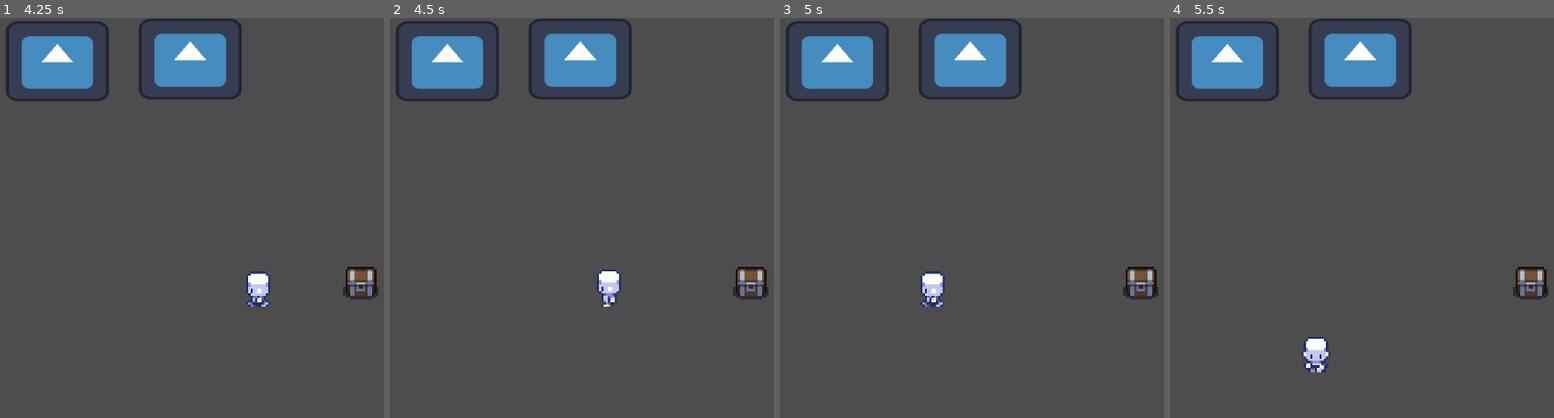
Above: before the commit, frames 1-4 (left to right).
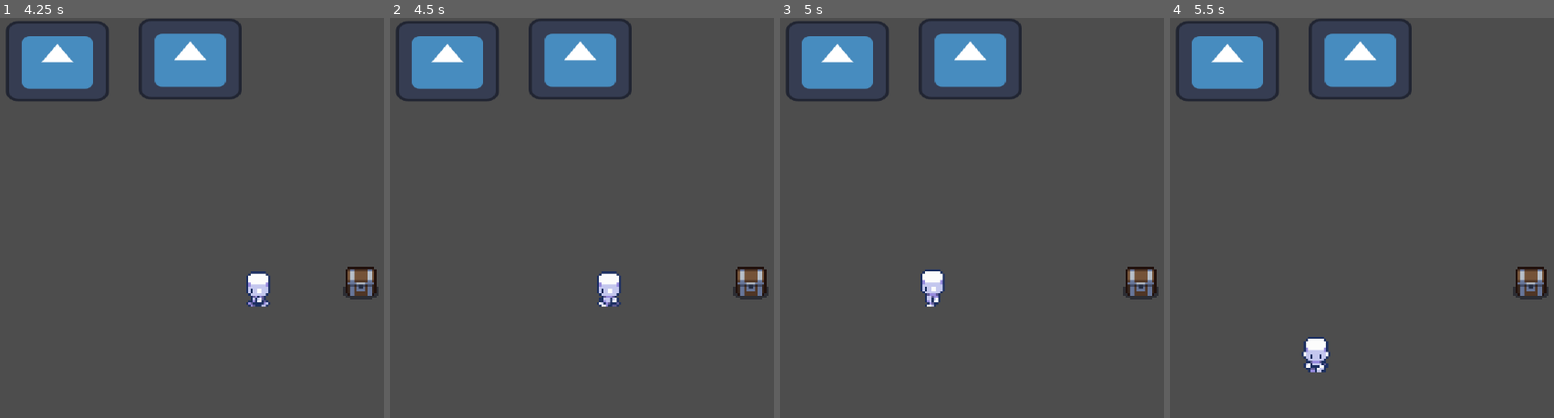
Above: after the commit, the same moments.

Repository: jpsalim21/LootPacker
Game: Godot game, scene res://Cenas/Workshop.tscn
Same seed, same stepped clock (60 frames per second), same inputs: the game is played once before the commit and once after it. The engine's default icon, where the game draws it, is replaced by a stand-in: a white triangle on a blue panel in a dark square.
Inputs:
- Up to frame 1 (4.25 s): tap Enter at 0.5 s; hold D (direita) 0.53-1.28 s; tap Shift (run) at 0.6, 1.55, 2.1, 2.85, 3.8 s; hold S (baixo) 1.28-2.03 s; tap E (interact) at 1.35, 3.6 s; hold D (direita) 2.03-2.78 s; hold W (cima) 2.78-3.53 s; tap Space at 3.5 s; hold A (esquerda) from 3.53 s (still down)
- Up to frame 2 (4.5 s): keep holding A (esquerda); tap Shift (run) at 4.35 s
- Up to frame 3 (5 s): keep holding A (esquerda)
- Up to frame 4 (5.5 s): release A (esquerda) at 5.03 s; hold S (baixo) from 5.03 s (still down); tap Shift (run) at 5.1 s

Frame 1 is identical in both runs. In frame 2, 0.3% of the frame differs, in the area x 53-61%, y 62-73%; in frame 3, 0.3%, in the area x 36-43%, y 62-73%; in frame 4, nothing differs.

Commit message:
Aumenta a framerate do AnimatedSprite quando o player está correndo

Diff:
--- a/Scripts/Player.gd
+++ b/Scripts/Player.gd
@@ -11,8 +11,10 @@
 func _process(_delta):
 	if Input.is_action_just_pressed("run"):
 		SPEED += 40
+		animatedSprite.speed_scale = 1.5
 	elif Input.is_action_just_released("run") and SPEED == 100.0:
 		SPEED -= 40
+		animatedSprite.speed_scale = 1
 	update_animation()
 
 func _physics_process(_delta):
